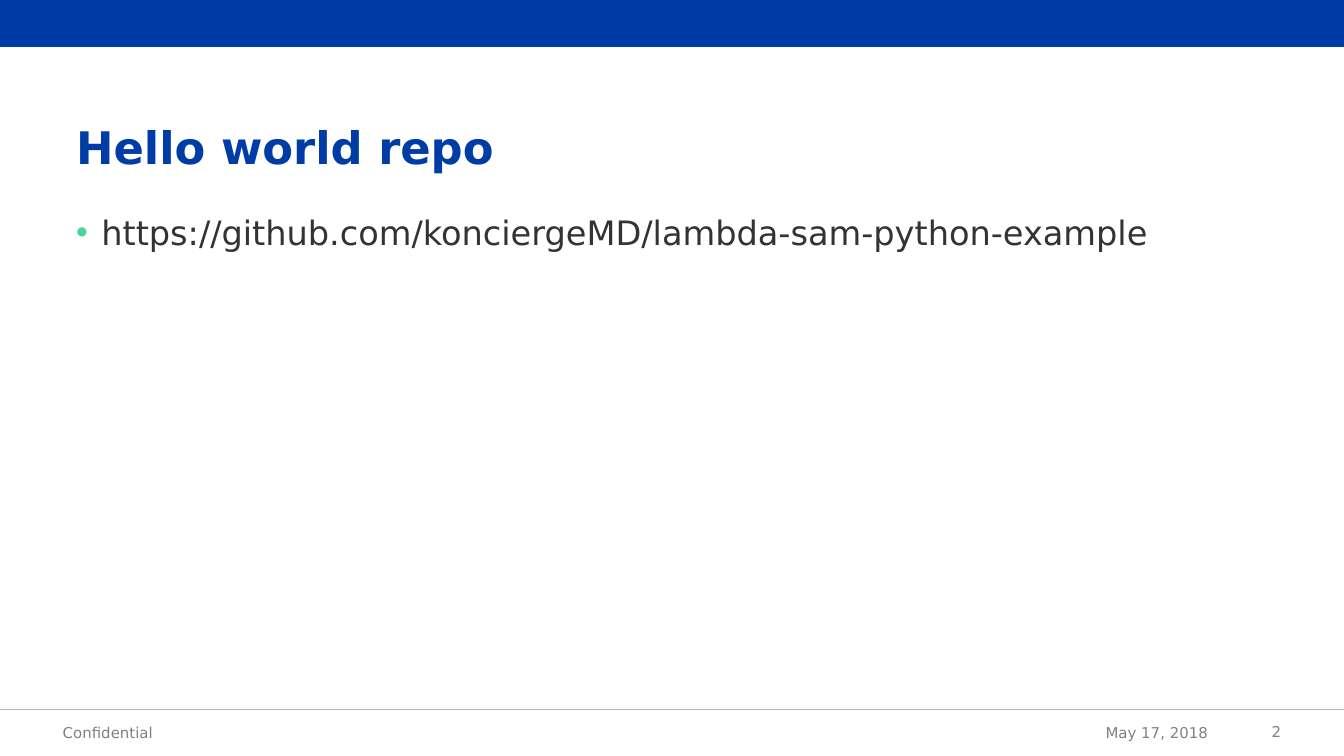
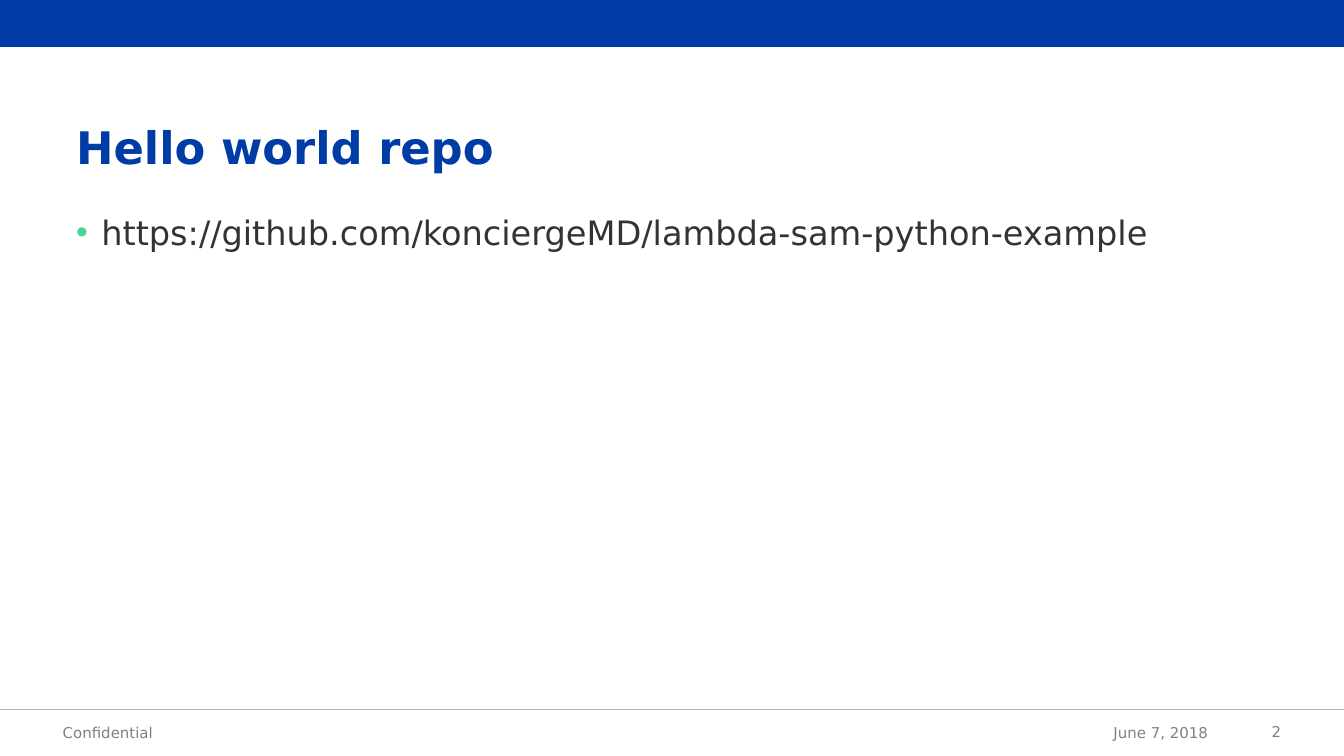
Before and after one commit to jakubzeman-acc/aws-sam-hello-world, a slide deck: slide 2 of demo.pptx. Drawn at 1344x756 pixels with LibreOffice and Linux fonts; fonts in the diff are those of the drawing; background and template pictures are left out. Boxes give left, top, right and bottom in pixels: in the first picture for what was removed or moved away, otherwise in the second. Text is boxed around its words. In the diff, an @@ line names an element or a change of style, - is before the commit and + after.

```diff
--- a/demo.pptx
+++ b/demo.pptx
@@ text at (1113,727,1208,741): text changed @@
-May 17, 2018
+June 7, 2018
```
Also in this commit, not shown: 6 other slides changed.
